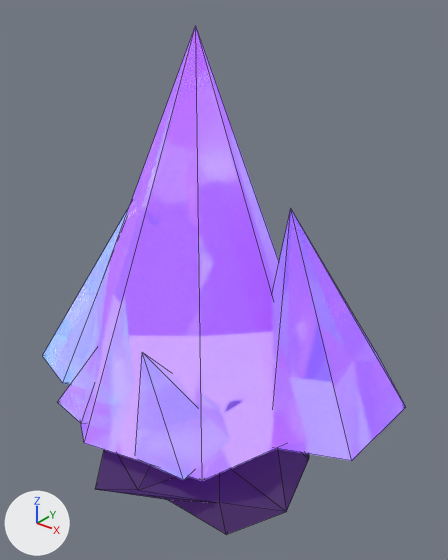
The glTF model public/models/stone-c.glb: old version first, new version second.
One viewpoint serves both versions: a 50 mm lens placed at (2.71, -3.07, 2.94), pointed at (0.18, 0.1, 0.98). The axes (+X, +Y, +Z) are drawn at lower left. The lights are the same throughout. The older version comes first. Mesh edges are drawn as thin lines. Where no turn or scale is listed for an object, it has been applied to the vertices. Vertices at exactly the same position are counted once.

The first picture shows 'Crystal_A', 'Crystal_B', 'Crystal_Base', 'Crystal_C', 'Crystal_D', 'Crystal_Main'.
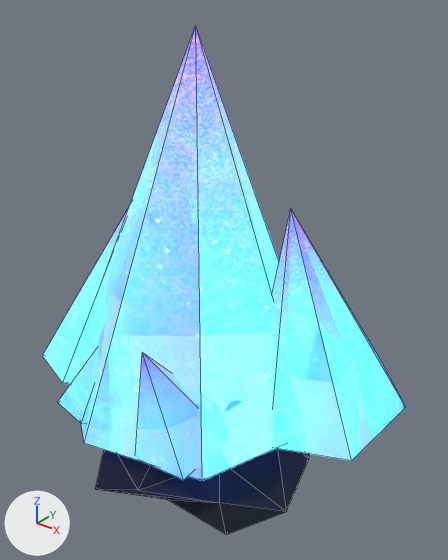
Boxes [x1, y1, x2, y2] around the edits, measured in the pictures (448 x 560 px):
'Crystal_Main', recoloured, surface changed: [81, 26, 285, 481] in both
'Crystal_A', recoloured, surface changed: [272, 209, 406, 461] in both
'Crystal_Base', recoloured (darker): [95, 449, 309, 534] in both
'Crystal_C', recoloured: [135, 353, 198, 480] in both
'Crystal_B', recoloured: [42, 208, 129, 385] in both
'Crystal_D', recoloured: [58, 352, 95, 424] in both
part 1 of me_cone, surface changed: [81, 25, 285, 481] in both
part 2 of me_cone_001, surface changed: [272, 208, 406, 461] in both

Diff of the bpy script that builds the scene:
```diff
--- a/public/models/stone-c.glb.py
+++ b/public/models/stone-c.glb.py
@@ img_stone_c_base_emit @@
+img_stone_c_base_emit = load_image('stone_c_base_emit', '_unpacked/stone_c_base_emit', 512, 512, 'sRGB')
@@ img_stone_c_base_albedo @@
+img_stone_c_base_albedo = load_image('stone_c_base_albedo', '_unpacked/stone_c_base_albedo', 512, 512, 'sRGB')
@@ img_stone_c_emit @@
+img_stone_c_emit = load_image('stone_c_emit', '_unpacked/stone_c_emit', 512, 512, 'sRGB')
@@ img_stone_c_albedo @@
+img_stone_c_albedo = load_image('stone_c_albedo', '_unpacked/stone_c_albedo', 512, 512, 'sRGB')
@@ mat_crystal_base_mat @@
+mat_crystal_base_mat = bpy.data.materials.new('Crystal_Base_Mat')
+# uses the picture img_stone_c_base_albedo
+# uses the picture img_stone_c_base_emit
@@ mat_crystal_small_mat @@
+mat_crystal_small_mat = bpy.data.materials.new('Crystal_Small_Mat')
+# uses the picture img_stone_c_albedo
+# uses the picture img_stone_c_emit
@@ mat_crystal_sub_mat @@
+mat_crystal_sub_mat = bpy.data.materials.new('Crystal_Sub_Mat')
+# uses the picture img_stone_c_albedo
+# uses the picture img_stone_c_emit
@@ mat_crystal_main_mat @@
+mat_crystal_main_mat = bpy.data.materials.new('Crystal_Main_Mat')
+# uses the picture img_stone_c_albedo
+# uses the picture img_stone_c_emit
@@ me_cone @@
 me_cone.from_pydata(...)  # 8 vertices, 12 faces; spans x -1.08..0.95, y -0.97..1.07, z -1.43..1.34
 # used by ob_crystal_main; location = (0.0, 0.0, 1.35)
-me_cone.materials.append(mat_crystal_main)  # white #f1efff, glowing purple #5c24bb
+# me_cone part 1: texture (UV) coordinates of 12 of 12 faces, centred in x -0.66..0.69, y -0.71..0.81, z -1.4..-0.39, changed; they spanned u 0.02..0.98, v 0.03..0.49 and now span u 0.0..0.97, v 0.0..1.0
+me_cone.materials.append(mat_crystal_main_mat)
@@ me_cone_001 @@
 me_cone_001.from_pydata(...)  # 7 vertices, 10 faces; spans x -0.54..0.6, y -0.29..0.83, z -1.02..0.83
 # used by ob_crystal_a; location = (0.85, 0.2, 0.88)
-me_cone_001.materials.append(mat_crystal_a)  # white #edeaff, glowing purple #4521a8
+# me_cone_001 part 2: texture (UV) coordinates of 10 of 10 faces, centred in x -0.35..0.35, y -0.22..0.64, z -0.91..-0.18, changed; they spanned u 0.04..0.96, v 0.01..0.49 and now span u 0.0..0.86, v 0.0..1.0
+me_cone_001.materials.append(mat_crystal_sub_mat)
@@ me_cone_002 @@
 me_cone_002.from_pydata(...)  # 7 vertices, 10 faces; spans x -0.51..0.44, y -0.68..0.26, z -0.83..0.69
-me_cone_002.materials.append(mat_crystal_b)  # white #eaefff, glowing blue #365eb9
+me_cone_002.materials.append(mat_crystal_sub_mat)
@@ me_cone_003 @@
 me_cone_003.from_pydata(...)  # 6 vertices, 8 faces; spans x -0.368..0.291, y -0.176..0.498, z -0.546..0.44
-me_cone_003.materials.append(mat_crystal_c)  # white #eff1ff, glowing blue #4545a2
+me_cone_003.materials.append(mat_crystal_small_mat)
@@ me_cone_004 @@
 me_cone_004.from_pydata(...)  # 6 vertices, 8 faces; spans x -0.282..0.208, y -0.333..0.124, z -0.426..0.337
-me_cone_004.materials.append(mat_crystal_d)  # white #ecefff, glowing purple #492e99
+me_cone_004.materials.append(mat_crystal_small_mat)
@@ me_icosphere_002 @@
 me_icosphere_002.from_pydata(...)  # 42 vertices, 80 faces; spans x -1.0..1.0, y -1.05..0.93, z -0.39..0.41
-me_icosphere_002.materials.append(mat_crystal_base)  # dark purple #42354d
+me_icosphere_002.materials.append(mat_crystal_base_mat)
```
